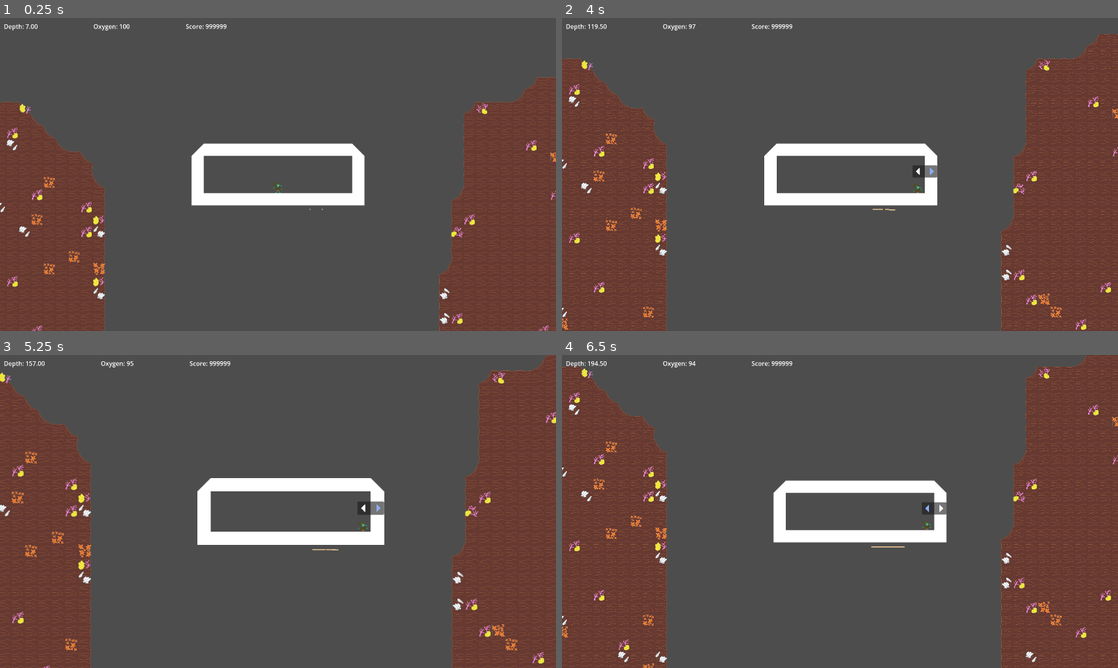
Above: before the commit, frames 1-4 (two rows, left to right).
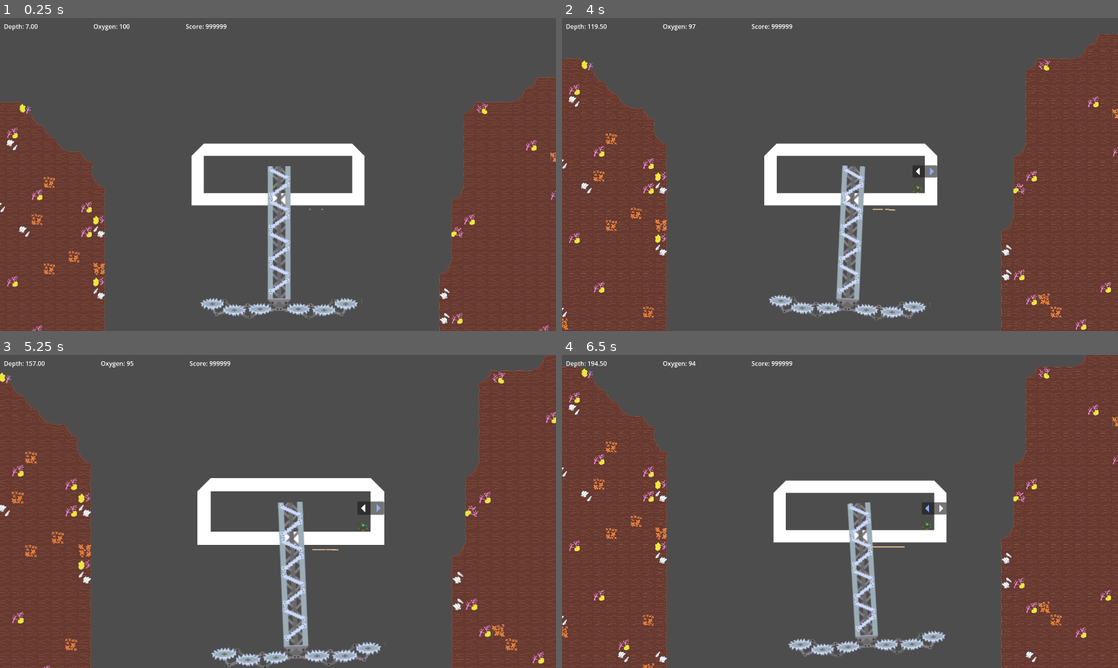
Above: after the commit, the same moments.

Repository: DSurguy/spring-2024-2d-jam
Game: Godot game, scene res://scenes/GameScene/GameScene.tscn
The game is run twice, just before and just after one commit, with the same random seed, the same clock (stepped at 60 frames per second) and the same inputs. This scene is started directly instead of the project's main scene. Sound files missing from this copy of the repository are replaced by a short silence.
Inputs (mouse positions are in pixels of both pictures, inside the frame that each line leads up to):
- Up to frame 1 (0.25 s): no input
- Up to frame 2 (4 s): tap Enter (ui_accept) at 0.5, 0.77, 1.52, 3.02, 3.77 s; move the mouse to (962, 158) at 0.52 s; hold D (move_right) 0.53-2.03 s; tap Down (aim_down) at 0.6 s; move the mouse to (728, 190) at 1.27 s; tap Left (aim_left) at 1.35 s; move the mouse to (895, 105) at 2.02 s; hold A (move_left) 2.03-2.78 s; tap Right (aim_right) at 2.1 s; move the mouse to (812, 237) at 2.77 s; hold D (move_right) from 2.78 s (still down); tap Up (aim_up) at 2.85 s; move the mouse to (1006, 221) at 3.52 s; tap E (interact) at 3.6 s
- Up to frame 3 (5.25 s): move the mouse to (111, 464) at 4.27 s; release D (move_right) at 4.28 s; hold A (move_left) 4.28-5.03 s; click (111, 464) at 4.35 s; tap Enter (ui_accept) at 4.52 s; move the mouse to (305, 511) at 5.02 s; hold D (move_right) from 5.03 s (still down); tap Mouse wheel down (zoom_down) at 5.1 s
- Up to frame 4 (6.5 s): move the mouse to (756, 433) at 5.77 s; release D (move_right) at 5.78 s; hold A (move_left) from 5.78 s (still down); tap Mouse wheel up (zoom_up) at 5.85 s; tap Enter (ui_accept) at 6.02 s

The runs differ from the first frame. In frame 1, 2.4% of the frame differs, in the area x 36-66%, y 47-96%; in frame 2, 2.4%; in frame 3, 2.8%, in the area x 38-70%, y 46-100%; in frame 4, 2.4%.

Commit message:
added scythe animation

Diff:
--- a/scenes/GameScene/Stations/Scythe.gd
+++ b/scenes/GameScene/Stations/Scythe.gd
@@ -18,11 +18,14 @@
 
 @onready var audio: AudioStreamPlayer = $AudioStreamPlayer
 
+@onready var animationPlayer: AnimationPlayer = $ScytheCollision/AnimationPlayer
+
 # Called when the node enters the scene tree for the first time.
 func _ready():
 	station = get_node("Station")
 	ui = get_node("HelmUI")
 	scythe = get_node("ScytheCollision")
+	animationPlayer.stop(true)
 
 # Called every frame. 'delta' is the elapsed time since the previous frame.
 func _process(delta):
@@ -59,9 +62,11 @@
 
 func activate():
 	ui.visible = true
+	animationPlayer.play("idle")
 
 func deactivate():
 	ui.visible = false
+	animationPlayer.stop(true)
 
 func use():
 	pass
--- a/scenes/GameScene/Stations/scythe.tscn
+++ b/scenes/GameScene/Stations/scythe.tscn
@@ -1,12 +1,35 @@
-[gd_scene load_steps=6 format=3 uid="uid://bwx2jvgrx18uh"]
+[gd_scene load_steps=9 format=3 uid="uid://bwx2jvgrx18uh"]
 
 [ext_resource type="Script" path="res://scenes/GameScene/Stations/Scythe.gd" id="1_5p62b"]
 [ext_resource type="PackedScene" uid="uid://30roy3p4ivnh" path="res://scenes/UI/Stations/Helm/HelmUI.tscn" id="2_f5akm"]
 [ext_resource type="PackedScene" uid="uid://dk4fm1rhxv6h" path="res://scenes/GameScene/Stations/station.tscn" id="3_m42rt"]
 [ext_resource type="AudioStream" uid="uid://b3umyrshlcxdk" path="res://sfx/SUB_impact.ogg" id="4_d62as"]
+[ext_resource type="Texture2D" uid="uid://c0is2eejah3cu" path="res://assets/sprites/sawScythe-Sheet.png" id="5_k8yx2"]
 
 [sub_resource type="RectangleShape2D" id="RectangleShape2D_54cjv"]
 size = Vector2(20, 256)
+
+[sub_resource type="Animation" id="Animation_16yhk"]
+resource_name = "idle"
+length = 0.8
+loop_mode = 1
+tracks/0/type = "value"
+tracks/0/imported = false
+tracks/0/enabled = true
+tracks/0/path = NodePath("ScytheCollision/Sprite2D:frame")
+tracks/0/interp = 1
+tracks/0/loop_wrap = true
+tracks/0/keys = {
+"times": PackedFloat32Array(0, 0.2, 0.4, 0.6),
+"transitions": PackedFloat32Array(1, 1, 1, 1),
+"update": 1,
+"values": [0, 1, 2, 3]
+}
+
+[sub_resource type="AnimationLibrary" id="AnimationLibrary_fbekc"]
+_data = {
+"idle": SubResource("Animation_16yhk")
+}
 
 [node name="Scythe" type="Node2D"]
 script = ExtResource("1_5p62b")
@@ -34,6 +57,19 @@
 [node name="BladeLeft" type="CollisionPolygon2D" parent="ScytheCollision/ScytheBlade"]
 polygon = PackedVector2Array(0, 32, -256, 0, 0, -32)
 
+[node name="Sprite2D" type="Sprite2D" parent="ScytheCollision"]
+position = Vector2(3, 112)
+scale = Vector2(2.675, 2.675)
+texture = ExtResource("5_k8yx2")
+hframes = 4
+
+[node name="AnimationPlayer" type="AnimationPlayer" parent="ScytheCollision"]
+root_node = NodePath("../..")
+libraries = {
+"": SubResource("AnimationLibrary_fbekc")
+}
+autoplay = "idle"
+
 [node name="HelmUI" parent="." instance=ExtResource("2_f5akm")]
 visible = false
 offset_left = -32.0
Binary file added: assets/sprites/sawScythe-Sheet.png
Not shown, added: assets/sprites/sawScythe-Sheet.png.import
